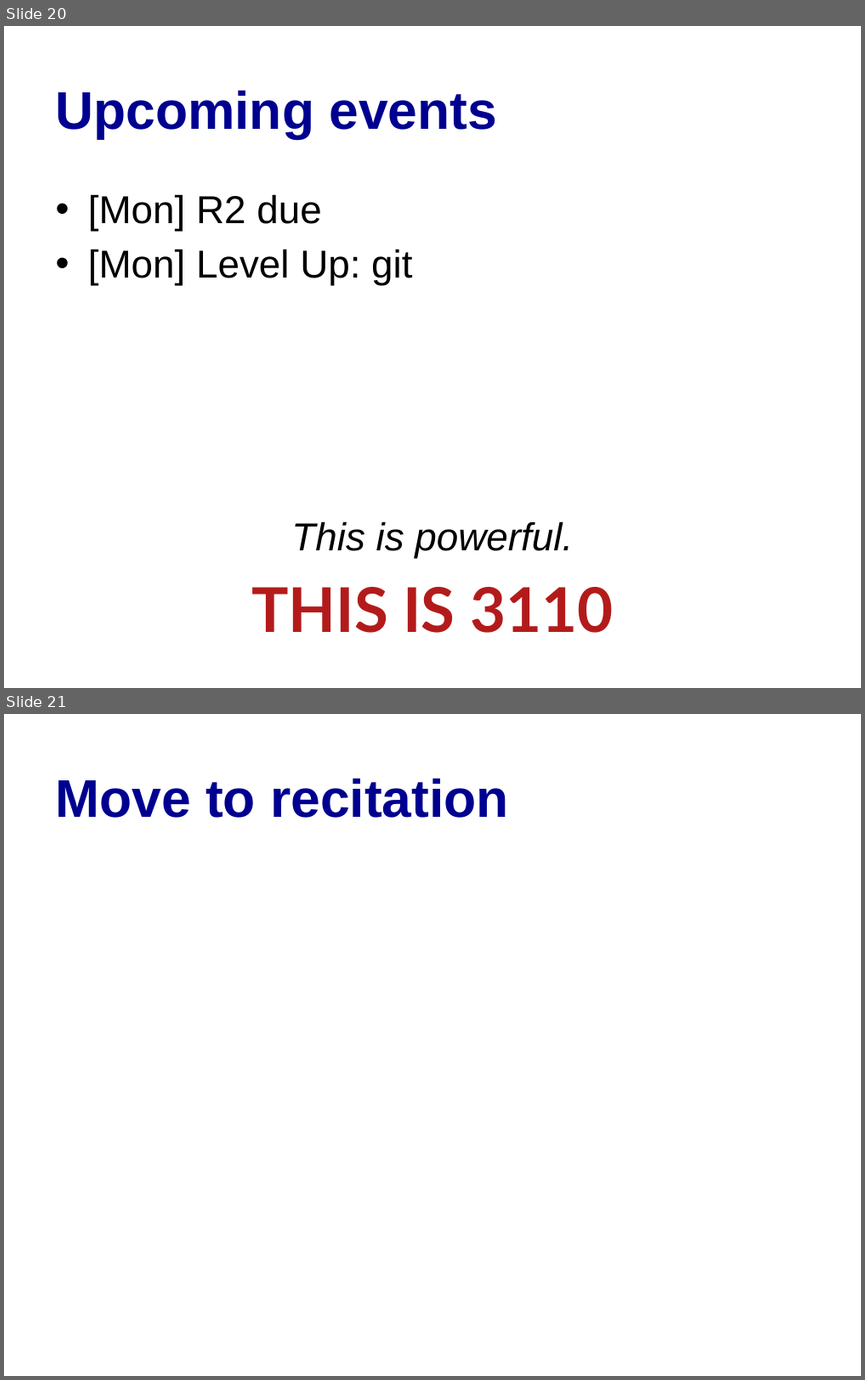
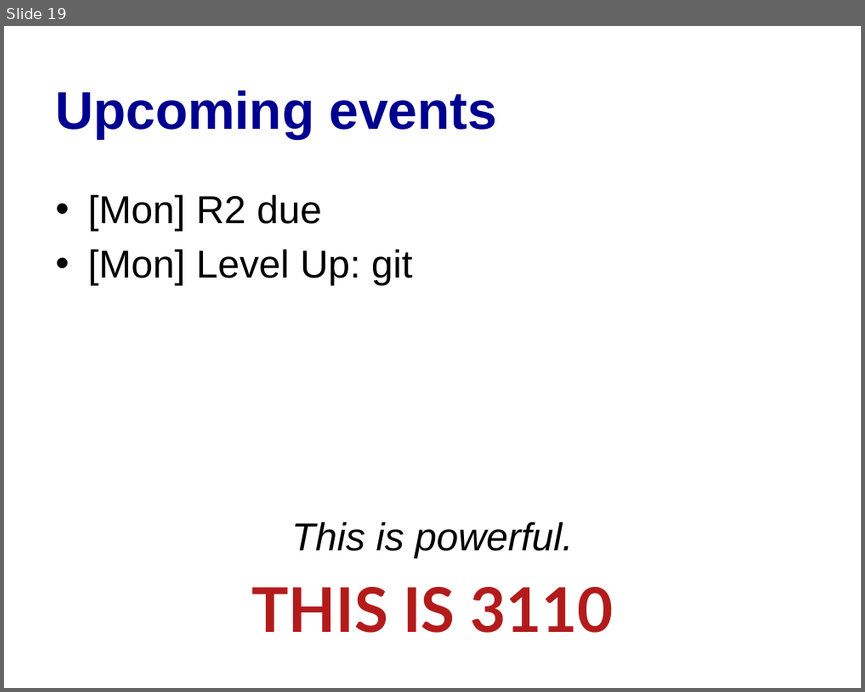
Before and after one commit to cs3110/materials-2019fa, a slide deck: 05-variant/lec.pptx. Shown one above the other, each under a label of ours: slides 20 and 21 before the commit, slide 19 after it. The pictures are 865x1380 and 865x692 pixels, drawn with LibreOffice and Linux fonts; fonts in the diff are those of the drawing. Boxes give left, top, right and bottom in pixels: in the first picture for what was removed or moved away, otherwise in the second. Text is boxed around its words. In the diff, an @@ line names an element or a change of style, - is before the commit and + after.

```diff
--- a/05-variant/lec.pptx
+++ b/05-variant/lec.pptx
@@ slide 21 removed at [4, 714, 861, 1376], background #FFFFFF @@
@@ title removed at [56, 778, 508, 818] @@
-Move to recitation
@@ what was slide 20 is now slide 19 @@
```
Also in this commit, not shown: 4 other slides removed, 1 other file.
